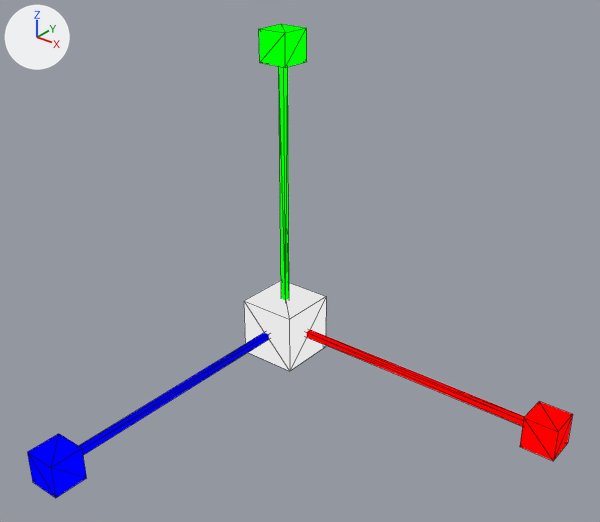
The glTF model tools/castle-editor/data/gizmos/scale.glb as it was, and as the next commit left it.
The view is the same before and after, from a 50 mm lens placed at (1.6, -1.92, 1.45), pointed at (0.31, -0.31, 0.46). Arrows for +X, +Y and +Z are at upper left; the lights stay in place. Mesh edges are drawn as thin lines. Where no turn or scale is listed for an object, it has been applied to the vertices. Vertices at the same position are counted once.

The scene before the commit, as lines of its bpy script (objects in view):
```python
ob_cube = bpy.data.objects.new('Cube', me_cube_001)
ob_cube.location = (0.0, 0.0, 0.0)
ob_cube_001 = bpy.data.objects.new('Cube.001', me_cube_002)
ob_cube_001.location = (0.0, 0.0, 0.0)
ob_cube_002 = bpy.data.objects.new('Cube.002', me_cube_003)
ob_cube_002.location = (0.0, 0.0, 0.0)
ob_cube_003 = bpy.data.objects.new('Cube.003', me_cube_004)
ob_cube_003.location = (0.0, 0.0, 0.0)
# me_cube_001
# before: 0 (0.08, -0.01, 0.01), 1 (0.08, 0.01, 0.01), 2 (0.08, 0.01, -0.01), 3 (0.08, -0.01, -0.01)
# me_cube_002
# before: 0 (-0.01, -0.01, 0.08), 1 (-0.01, 0.01, 0.08), 2 (0.01, 0.01, 0.08), 3 (0.01, -0.01, 0.08)
# me_cube_003
# before: 0 (-0.01, -0.08, -0.01), 1 (-0.01, -0.08, 0.01), 2 (0.01, -0.08, 0.01), 3 (0.01, -0.08, -0.01)
```
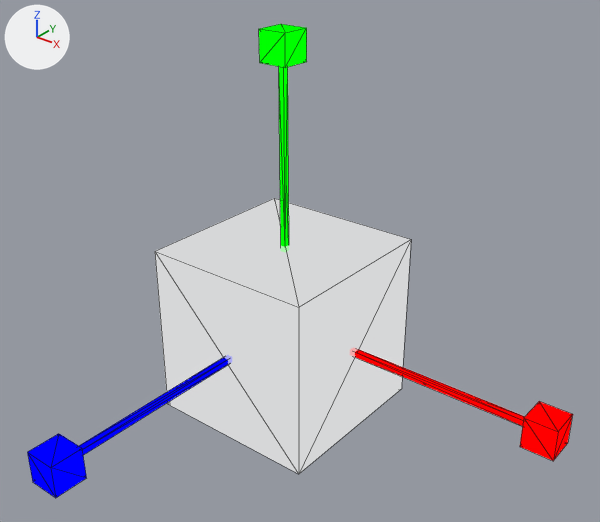
Edits to the bpy script that builds the scene:
```text
Change mat_materialcenter:
    add n5 = _N.new('ShaderNodeMixShader'); n5.name = 'Mix Shader.001'
    where n3 = _N.new('ShaderNodeMixShader'); n3.name = 'Mix Shader'
    where n4 = _N.new('ShaderNodeOutputMaterial'); n4.name = 'Material Output'
    where n2 = _N.new('ShaderNodeBsdfTransparent'); n2.name = 'Transparent BSDF'
    remove _L.new(n3.outputs[0], n4.inputs[0])  # 'Shader' to 'Surface'
    add _L.new(n2.outputs[0], n5.inputs[1])  # 'BSDF' to 'Shader'
    add _L.new(n3.outputs[0], n5.inputs[2])  # 'Shader' to 'Shader'
    add _L.new(n5.outputs[0], n4.inputs[0])  # 'Shader' to 'Surface'
Change me_cube_001:
    where me_cube_001.from_pydata(...)  # 16 vertices, 28 faces; spans x 0.08..1.0, y -0.05..0.05, z -0.05..0.05
    used by ob_cube; location = (0.0, 0.0, 0.0)
    me_cube_001 part 1
    add for i in [*range(0, 4)]: me_cube_001.vertices[i].co += Vector((0.2, 0.0, 0.0))
Change me_cube_002:
    where me_cube_002.from_pydata(...)  # 16 vertices, 28 faces; spans x -0.05..0.05, y -0.05..0.05, z 0.08..1.0
    used by ob_cube_001; location = (0.0, 0.0, 0.0)
    me_cube_002 part 2
    add for i in [*range(0, 4)]: me_cube_002.vertices[i].co += Vector((0.0, 0.0, 0.2))
Change me_cube_003:
    where me_cube_003.from_pydata(...)  # 16 vertices, 28 faces; spans x -0.05..0.05, y -1.0..-0.08, z -0.05..0.05
    used by ob_cube_002; location = (0.0, 0.0, 0.0)
    me_cube_003 part 3
    add for i in [*range(0, 4)]: me_cube_003.vertices[i].co += Vector((0.0, -0.2, 0.0))
Change me_cube_004:
    where me_cube_004.from_pydata(...)  # 8 vertices, 12 faces; spans x -0.1..0.1, y -0.1..0.1, z -0.1..0.1
    used by ob_cube_003; location = (0.0, 0.0, 0.0)
    me_cube_004 part 4: the whole mesh is scaled about its middle by 3
```

What differs and where, as boxes [x1, y1, x2, y2] in the pictures (600 x 522 px; the box of a moved part takes in the faces that stretch with it):
'Cube.003', surface changed, mesh rescaled (210% wider, 201% taller): before [244, 280, 326, 371]; after [155, 198, 411, 474]
'Cube.002', reshaped (17% narrower, 15% shorter): before [27, 332, 269, 498]; after [27, 357, 228, 498]
'Cube', reshaped (18% narrower, 14% shorter): before [306, 330, 573, 461]; after [355, 349, 573, 461]
'Cube.001', reshaped (19% shorter): before [259, 24, 307, 301]; after [259, 24, 307, 247]
part 1 of me_cube_001, moved or reshaped: before [306, 330, 525, 426]; after [355, 349, 525, 426]
part 2 of me_cube_002, moved or reshaped: before [279, 67, 289, 301]; after [279, 67, 289, 247]
part 3 of me_cube_003, moved or reshaped: before [79, 332, 269, 455]; after [79, 357, 228, 455]
